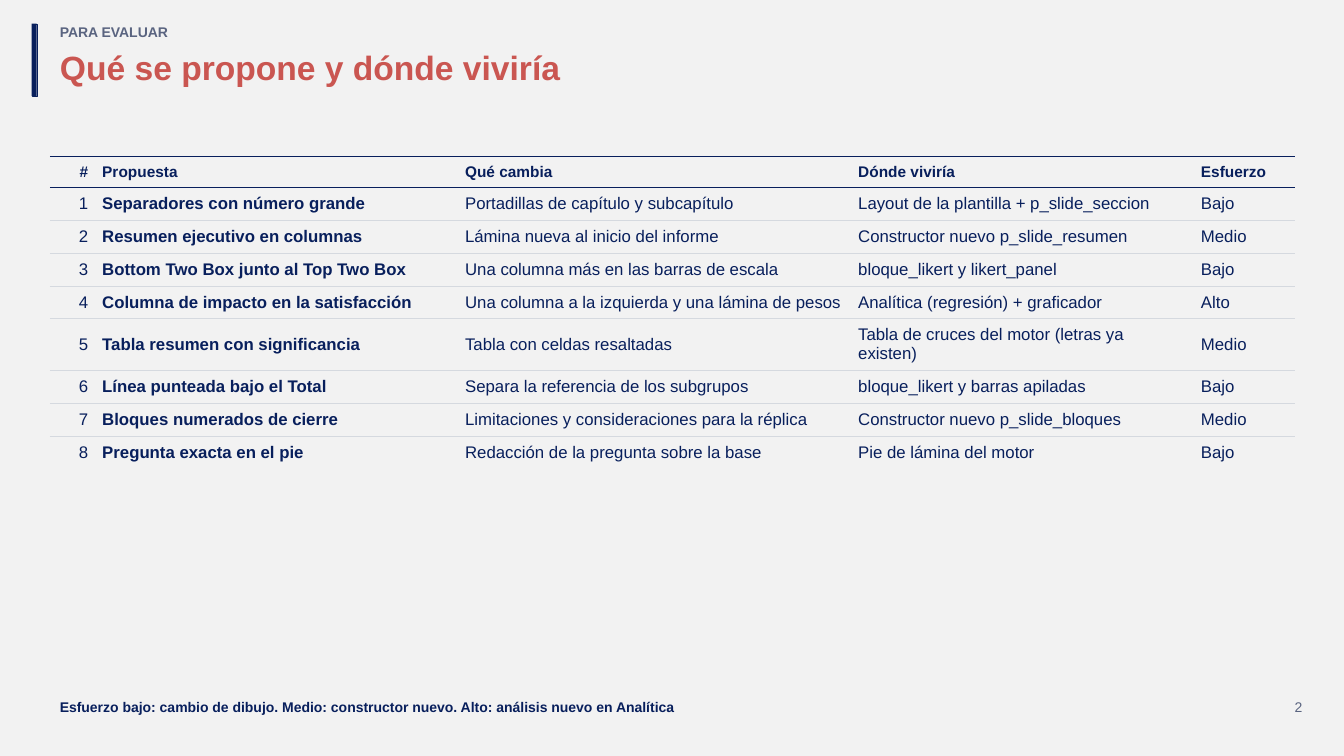
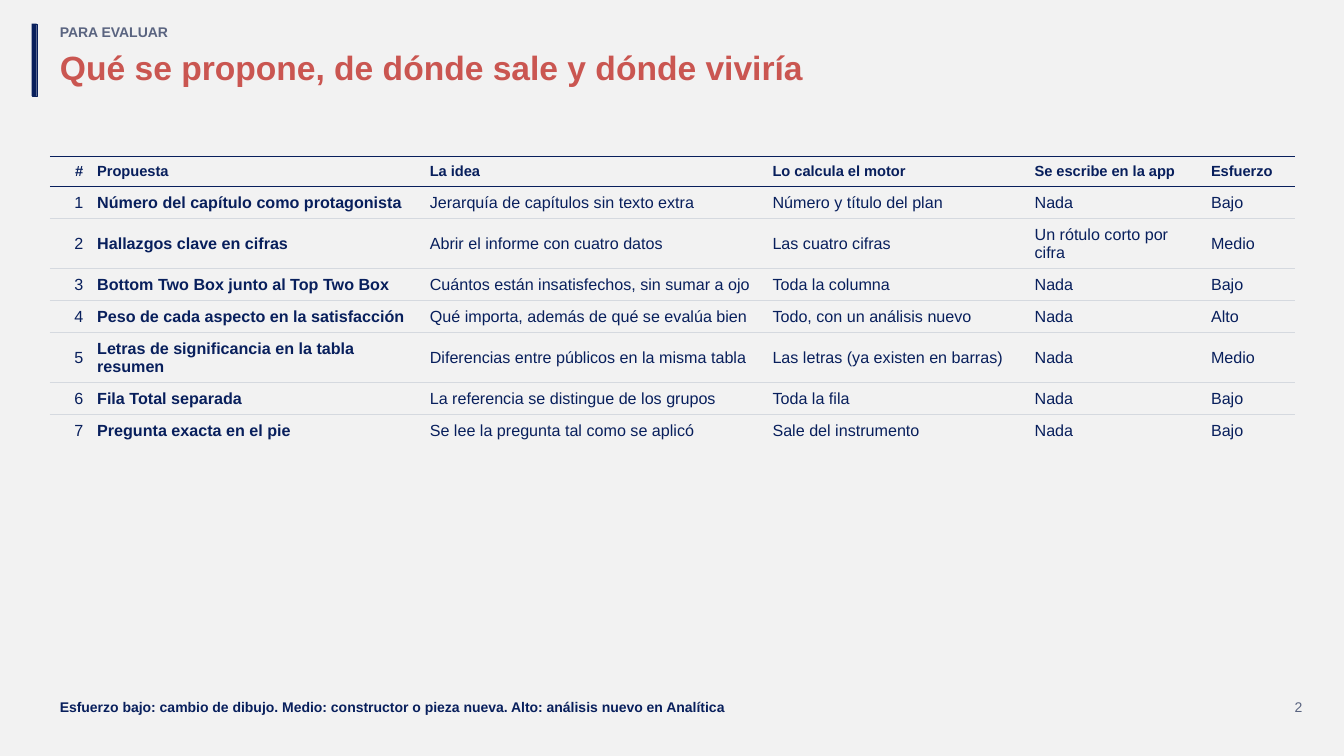
Before and after one commit to GonzaloAlmendariz/prosecnur-app, a slide deck: slide 2 of docs/qa/motor-ppt-2026-10-06/4-recetario/propuestas-rescatables.pptx. Drawn at 1344x756 pixels with LibreOffice and Linux fonts; fonts in the diff are those of the drawing; background and template pictures are left out. Boxes give left, top, right and bottom in pixels: in the first picture for what was removed or moved away, otherwise in the second. Text is boxed around its words. In the diff, an @@ line names an element or a change of style, - is before the commit and + after.

```diff
--- a/docs/qa/motor-ppt-2026-10-06/4-recetario/propuestas-rescatables.pptx
+++ b/docs/qa/motor-ppt-2026-10-06/4-recetario/propuestas-rescatables.pptx
@@ title at (60, 55, 803, 87): text changed @@
-Qué se propone y dónde viviría
+Qué se propone, de dónde sale y dónde viviría
@@ table at (49, 156, 1295, 610) @@
-# | Propuesta | Qué cambia | Dónde viviría | Esfuerzo
-1 | Separadores con número grande | Portadillas de capítulo y subcapítulo | Layout de la plantilla + p_slide_seccion | Bajo
-2 | Resumen ejecutivo en columnas | Lámina nueva al inicio del informe | Constructor nuevo p_slide_resumen | Medio
-3 | Bottom Two Box junto al Top Two Box | Una columna más en las barras de escala | bloque_likert y likert_panel | Bajo
-4 | Columna de impacto en la satisfacción | Una columna a la izquierda y una lámina de pesos | Analítica (regresión) + graficador | Alto
-5 | Tabla resumen con significancia | Tabla con celdas resaltadas | Tabla de cruces del motor (letras ya existen) | Medio
-6 | Línea punteada bajo el Total | Separa la referencia de los subgrupos | bloque_likert y barras apiladas | Bajo
-7 | Bloques numerados de cierre | Limitaciones y consideraciones para la réplica | Constructor nuevo p_slide_bloques | Medio
-8 | Pregunta exacta en el pie | Redacción de la pregunta sobre la base | Pie de lámina del motor | Bajo
+# | Propuesta | La idea | Lo calcula el motor | Se escribe en la app | Esfuerzo
+1 | Número del capítulo como protagonista | Jerarquía de capítulos sin texto extra | Número y título del plan | Nada | Bajo
+2 | Hallazgos clave en cifras | Abrir el informe con cuatro datos | Las cuatro cifras | Un rótulo corto por cifra | Medio
+3 | Bottom Two Box junto al Top Two Box | Cuántos están insatisfechos, sin sumar a ojo | Toda la columna | Nada | Bajo
+4 | Peso de cada aspecto en la satisfacción | Qué importa, además de qué se evalúa bien | Todo, con un análisis nuevo | Nada | Alto
+5 | Letras de significancia en la tabla resumen | Diferencias entre públicos en la misma tabla | Las letras (ya existen en barras) | Nada | Medio
+6 | Fila Total separada | La referencia se distingue de los grupos | Toda la fila | Nada | Bajo
+7 | Pregunta exacta en el pie | Se lee la pregunta tal como se aplicó | Sale del instrumento | Nada | Bajo
@@ text at (60, 701, 724, 715): text changed @@
-Esfuerzo bajo: cambio de dibujo. Medio: constructor nuevo. Alto: análisis nuevo en Analítica
+Esfuerzo bajo: cambio de dibujo. Medio: constructor o pieza nueva. Alto: análisis nuevo en Analítica
```
Also in this commit, not shown: 5 other slides changed, 6 slides added, 9 slides removed, 2 other files.
